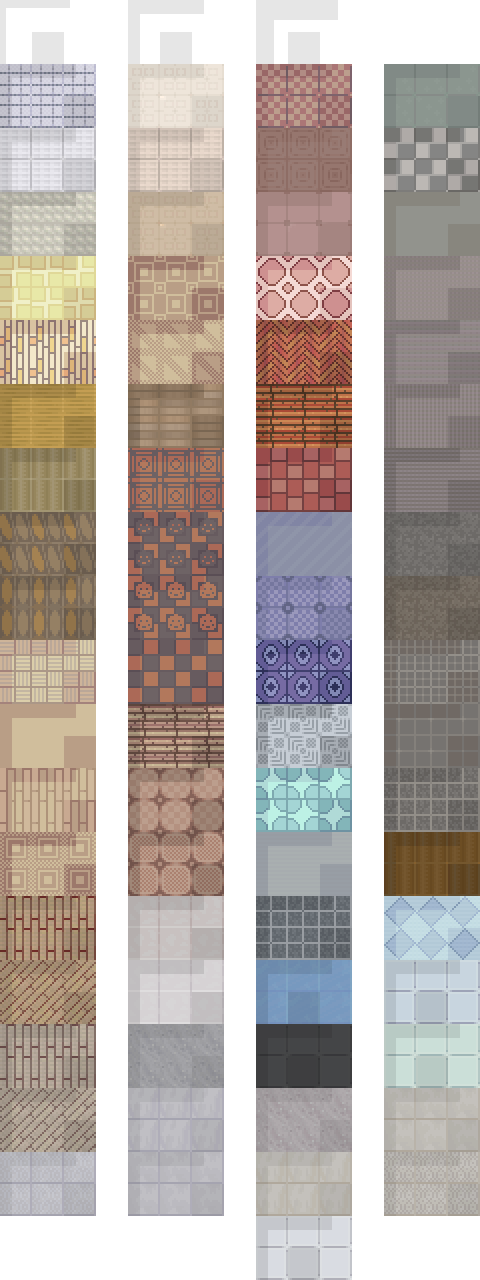
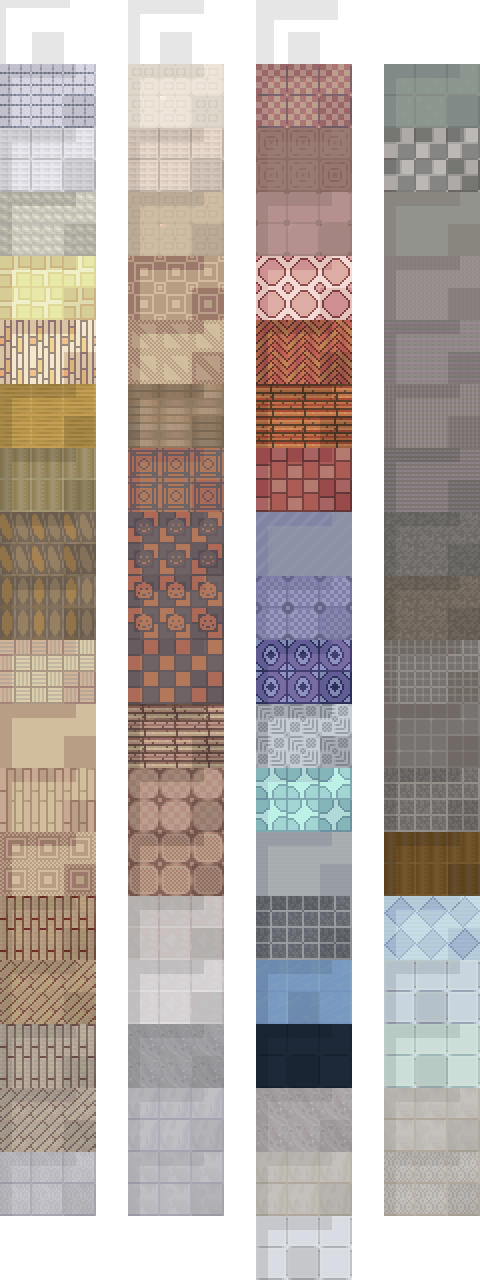
Layer changes from the first 480 × 1280 image to the second:
pixels changed over [256, 1024, 352, 1088] (layer not identified)
